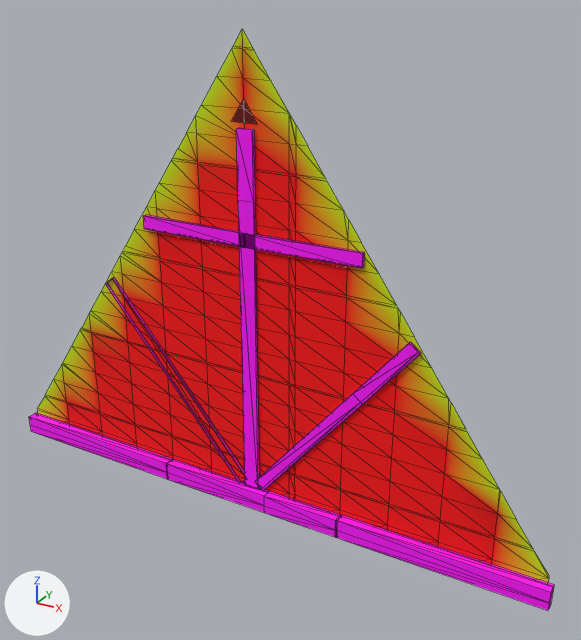
Two versions of the glTF model godot/art/world/house/gable6_k.glb, one commit apart.
Before and after are seen from a 50 mm camera at (3.69, -5.9, 5.1) aimed at (0.41, 0.07, 2.12). The axes (+X, +Y, +Z) are drawn at lower left. The lights are the same throughout. The older version comes first. Mesh edges are drawn as thin lines. Vertices at exactly the same position are counted once.

The scene before the commit, as lines of its bpy script (objects in view):
```python
me_gable6_k = bpy.data.meshes.new('gable6_k')
me_gable6_k.from_pydata(...)  # 369 vertices, 544 faces; spans x -3.04..3.05, y -0.11..0.0, z -0.01..4.64
me_gable6_k.materials.append(mat_wall_own)
ob_gable6_k = bpy.data.objects.new('gable6_k', me_gable6_k)
ob_gable6_k.location = (0.0, 0.0, 0.0)
```
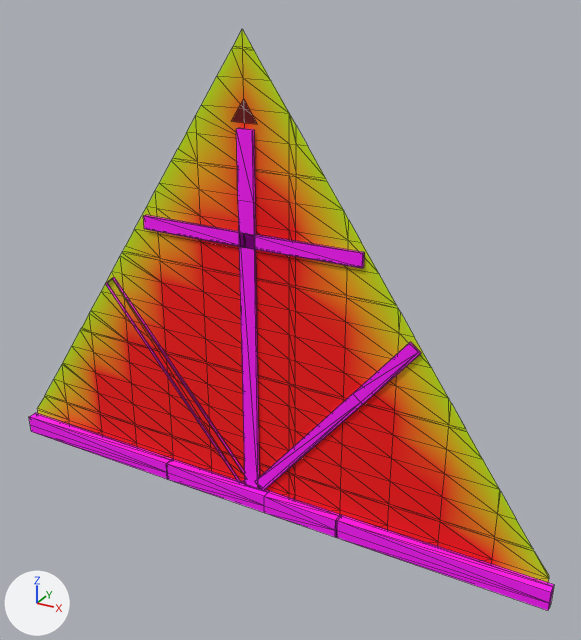
What differs and where, as boxes [x1, y1, x2, y2] in the pictures (581 x 640 px):
part 1 of me_gable6_k, recoloured: [49, 34, 530, 564] in both
part 2 of me_gable6_k, recoloured: [67, 147, 498, 559] in both
part 3 of me_gable6_k, recoloured: [49, 77, 530, 565] in both
part 4 of me_gable6_k, recoloured: [64, 116, 498, 537] in both

The change, as a list of edits to the scene's bpy script:
```text
Change me_gable6_k:
    where me_gable6_k.from_pydata(...)  # 369 vertices, 544 faces; spans x -3.04..3.05, y -0.11..0.0, z -0.01..4.64
    used by ob_gable6_k; location = (0.0, 0.0, 0.0)
    me_gable6_k part 1: 73 faces centred in x -2.83..2.78, y 0.0, z 0.26..4.55 are repainted in the vertex colours; the middle colour goes from orange #de6b00 to yellow #dece00
    me_gable6_k part 2: 55 faces centred in x -2.33..2.33, y 0.0, z 0.17..3.58 are repainted in the vertex colours; the middle colour goes from red #ff0000 to orange #ff8900
    me_gable6_k part 3: 40 faces centred in x -2.83..2.83, y 0.0, z 0.08..4.17 are repainted in the vertex colours; the middle colour goes from red #f20000 to orange #f2a600
    me_gable6_k part 4: 24 faces centred in x -2.67..2.33, y 0.0, z 0.08..3.92 are repainted in the vertex colours; the middle colour goes from red #f00000 to yellow #f0b200
```
